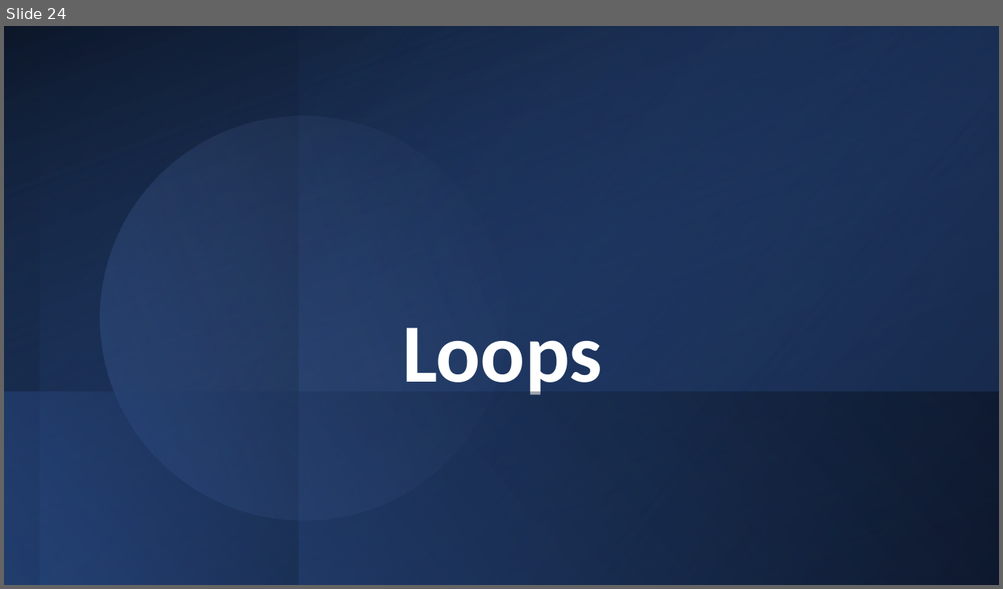
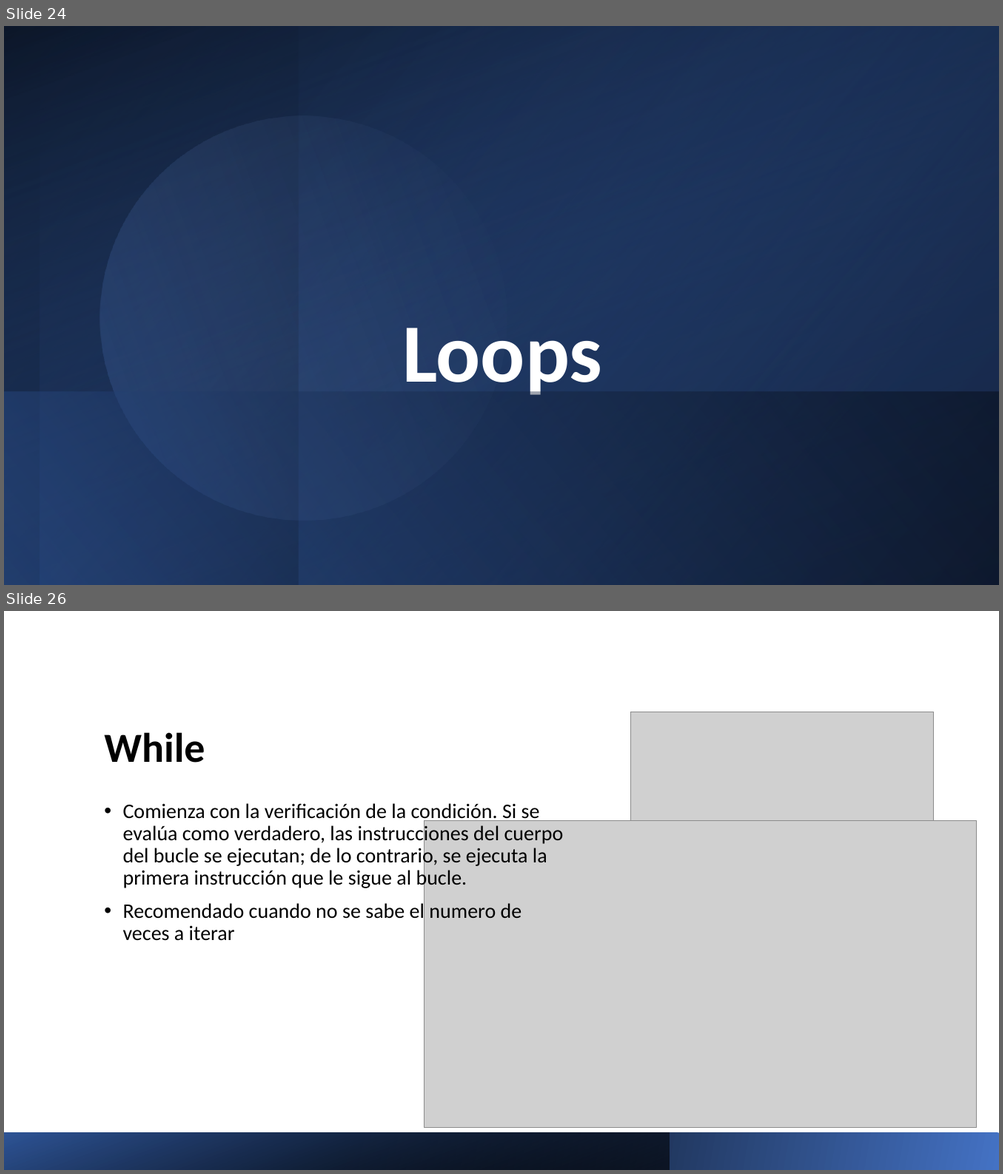
Before and after one commit to Charris1904/automation-qa-sessions, a slide deck: files/1. Java.pptx. Shown one above the other, each under a label of ours: slide 24 before the commit, slides 24 and 26 after it; the slides between them are not shown. The pictures are 1003x589 and 1003x1174 pixels, drawn with LibreOffice and Linux fonts; fonts in the diff are those of the drawing; grey boxes stand for pictures. Boxes give left, top, right and bottom in pixels: in the first picture for what was removed or moved away, otherwise in the second. Text is boxed around its words. In the diff, an @@ line names an element or a change of style, - is before the commit and + after.

```diff
--- a/files/1. Java.pptx
+++ b/files/1. Java.pptx
@@ slide 26 added at (4,611,999,1170), background #FFFFFF @@
@@ picture added at (631,712,933,820) @@
@@ title added at (104,732,205,763), 40 pt, text #000000, bold @@
+While
@@ text added at (123,803,563,941), 20 pt, text #000000 @@
+• Comienza con la verificación de la condición. Si se evalúa como verdadero, las instrucciones del cuerpo del bucle se ejecutan; de lo contrario, se ejecuta la primera instrucción que le sigue al bucle.
+• Recomendado cuando no se sabe el numero de veces a iterar
@@ picture added at (424,820,976,1128) @@
@@ rectangle added at (4,1133,999,1170), fill gradient #4472C4 to #000000 @@
@@ rectangle added at (4,1133,669,1170), fill gradient #000000 to #2F5597 @@
```
Also in this commit, not shown: 5 other slides added, 4 other files.
